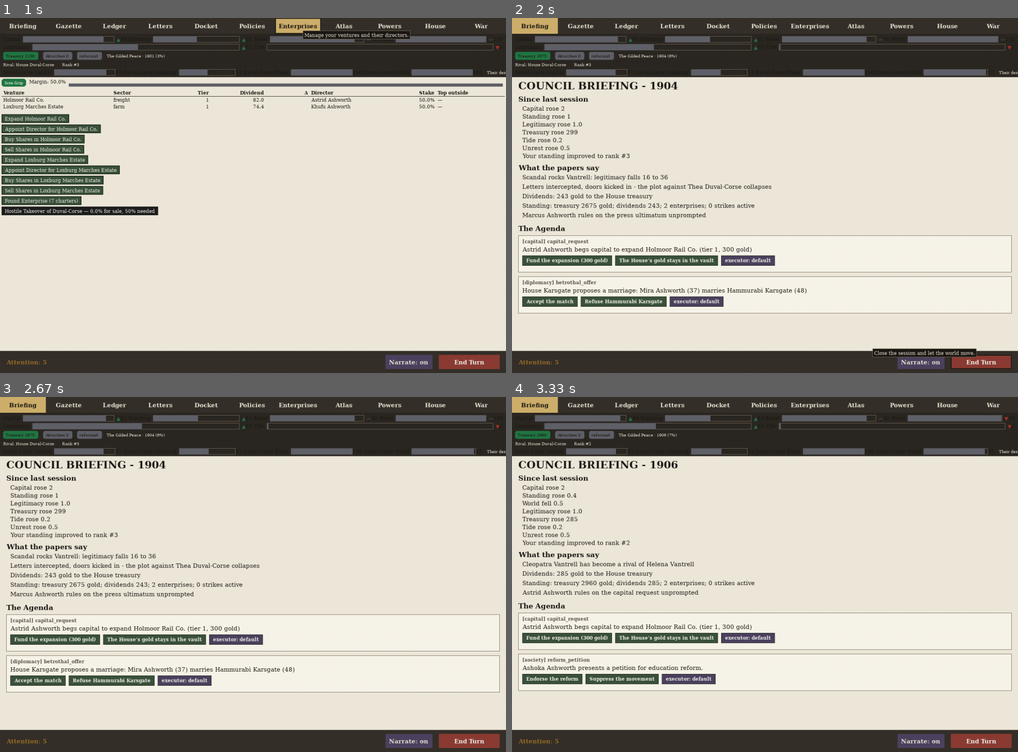
Above: before the commit, frames 1-4 (two rows, left to right).
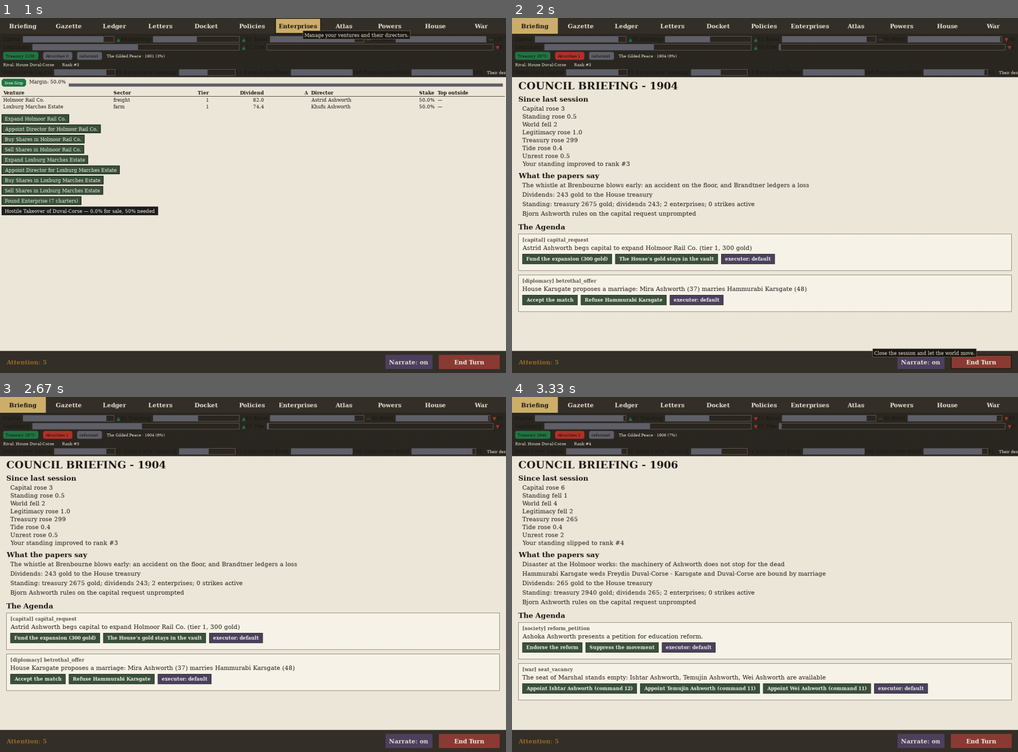
Above: after the commit, the same moments.

Repository: civersen222/Guilded-Age
Game: pygame game, started from gilded/__main__.py
Two runs of this game, one before a commit and one after it. Both use one fixed random seed, a clock stepped at 60 frames per second and the inputs below.
Inputs (mouse positions are in pixels of both pictures, inside the frame that each line leads up to):
- Up to frame 1 (1 s): click "End Turn" at 0.38 s; click "Enterprises" at 0.72 s
- Up to frame 2 (2 s): click "End Turn" at 1.05 s; click "Enterprises" at 1.38 s; click "End Turn" at 1.72 s
- Up to frame 3 (2.67 s): click (227, 666) at 2.05 s
- Up to frame 4 (3.33 s): click "End Turn" at 2.88 s; click (896, 542) at 3.22 s

Frame 1 is identical in both runs. In frame 2, 7.4% of the frame differs, in the area x 1-99%, y 5-84%; in frame 3, 7.4%; in frame 4, 9.9%, in the area x 1-99%, y 5-86%.

Commit message:
11S WIP: route fumble draw for post-base petition kinds onto a deterministic sub-stream so their extra rulings do not shift the main RNG stream

Diff:
--- a/gilded/docket.py
+++ b/gilded/docket.py
@@ -976,6 +976,16 @@
     return out
 
 
+def _roll(game, kind: str, house: str, rng) -> float:
+    """Fumble draw: original kinds draw from the main stream exactly as
+    base does; post-base kinds draw from a deterministic sub-stream so
+    their extra rulings never shift the core dividend/labor/AI stream."""
+    if kind in _GEN_KINDS.values():
+        seed = f"{getattr(game, 'seed', 0)}|{game.turn}|{house}|{kind}|ruling"
+        return random.Random(int(hashlib.sha256(seed.encode()).hexdigest()[:8], 16)).random()
+    return rng.random()
+
+
 def rule(game, petition, option_key, executor) -> List[str]:
     """Execute one option through one person. The chassis spends the
     attention point; this spends the person."""
@@ -986,7 +996,7 @@
     chance = 0.5 + executor.get_effective_stat(_domain_stat(petition.domain)) / 40.0
     chance = max(0.2, min(0.95, chance))
     scale = 1.0
-    if game.rng.random() >= chance:
+    if _roll(game, petition.kind, petition.house, game.rng) >= chance:
         scale = 0.5
         m = executor.add_stress(FUMBLE_STRESS)
         msgs.append(f"{executor.name} botches the execution of the ruling")
